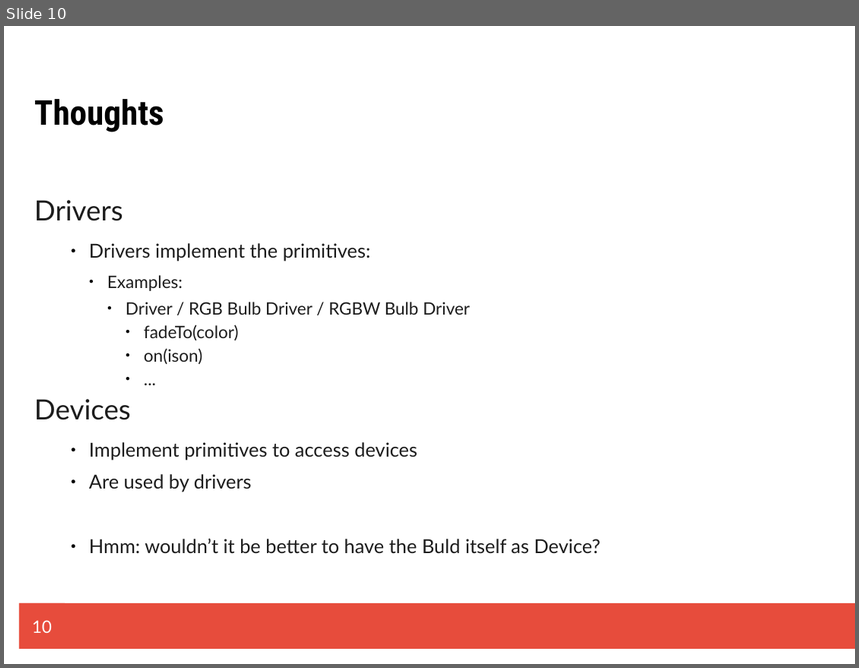
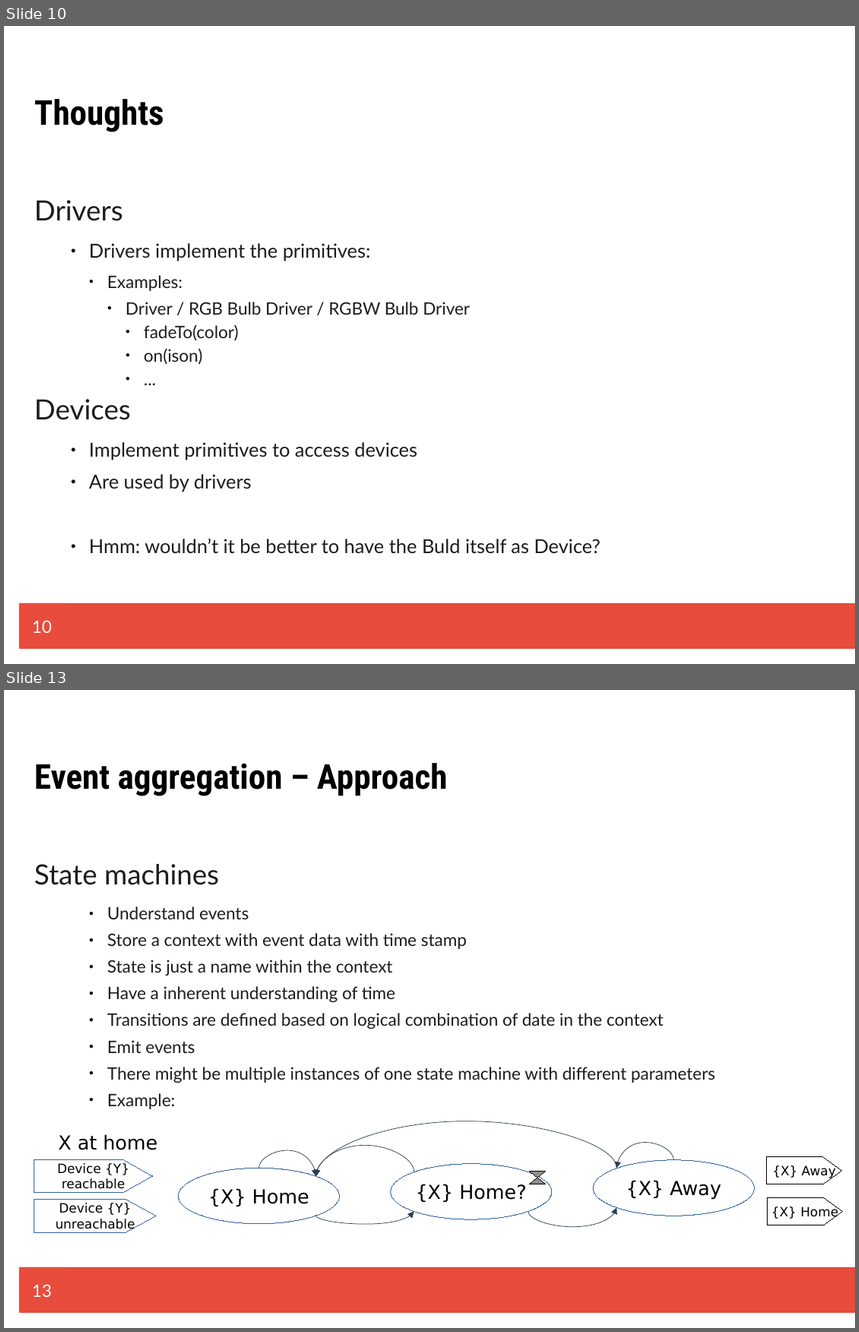
Before and after one commit to m4nue1X/homerunner, a slide deck: resources/Sketchbook.odp. Shown one above the other, each under a label of ours: slide 10 before the commit, slides 10 and 13 after it; the slides between them are not shown. The pictures are 859x668 and 859x1332 pixels, drawn with LibreOffice and Linux fonts; fonts in the diff are those of the drawing. Boxes give left, top, right and bottom in pixels: in the first picture for what was removed or moved away, otherwise in the second. Text is boxed around its words. In the diff, an @@ line names an element or a change of style, - is before the commit and + after.

Commit message:
Sketched event aggregation concept

```diff
--- a/resources/Sketchbook.odp
+++ b/resources/Sketchbook.odp
@@ slide 13 added at [4,690,855,1328], background #FFFFFF; not listed: 1 template element that a slide beside it also shows @@
@@ title added at [34,763,448,796], 32 pt, text #000000, bold @@
+Event aggregation – Approach
@@ text added at [34,864,715,1110], 16 pt, text #1C1C1C @@
+State machines
+      ● Understand events
+      ● Store a context with event data with time stamp
+      ● State is just a name within the context
+      ● Have a inherent understanding of time
+      ● Transitions are defined based on logical combination of date in the context
+      ● Emit events
+      ● There might be multiple instances of one state machine with different parameters
+      ● Example:
@@ curved arrow added from (617, 1169) to (316, 1176), #2C3E50 0.51 pt @@
@@ text added at [58,1135,158,1151], 18 pt, text #000000 @@
+X at home
@@ curved arrow added from (674, 1160) to (617, 1169), #2C3E50 0.51 pt @@
@@ freeform shape added at [34,1160,152,1193], outline #3465A4 0 pt, 12 pt, text #000000 @@
+Device {Y}
+reachable
@@ ellipse added at [179,1168,340,1224], outline #3465A4 0 pt, 18 pt, text #000000 @@
+{X} Home
@@ curved arrow added from (259, 1168) to (316, 1176), #2C3E50 0.51 pt @@
@@ curved arrow added from (414, 1173) to (316, 1176), #2C3E50 0.51 pt @@
@@ ellipse added at [391,1164,553,1220], outline #3465A4 0 pt, 18 pt, text #000000 @@
+{X} Home?
@@ ellipse added at [593,1160,755,1216], outline #3465A4 0 pt, 18 pt, text #000000 @@
+{X} Away
@@ freeform shape added at [767,1157,842,1184], outline #000000 0 pt, 12 pt, text #000000 @@
+{X} Away
@@ flow chart collate added at [530,1171,546,1184], fill #8E8E8E, outline #000000 0 pt @@
@@ freeform shape added at [34,1200,156,1233], outline #3465A4 0 pt, 12 pt, text #000000 @@
+Device {Y}
+unreachable
@@ curved arrow added from (316, 1216) to (414, 1212), #2C3E50 0.51 pt @@
@@ curved arrow added from (528, 1212) to (617, 1208), #2C3E50 0.51 pt @@
@@ freeform shape added at [768,1198,843,1225], outline #000000 0 pt, 12 pt, text #000000 @@
+{X} Home
@@ page number added at [19,1268,65,1313], fill #E74C3C, 16 pt, text #FFFFFF @@
+13
```
Also in this commit, not shown: 3 other slides added.
